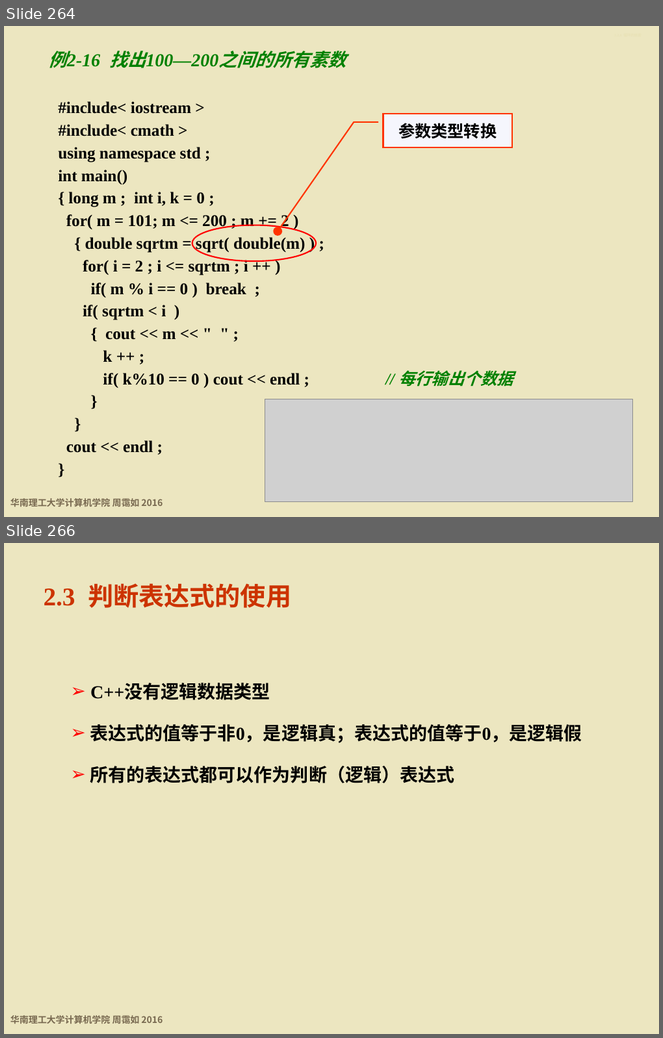
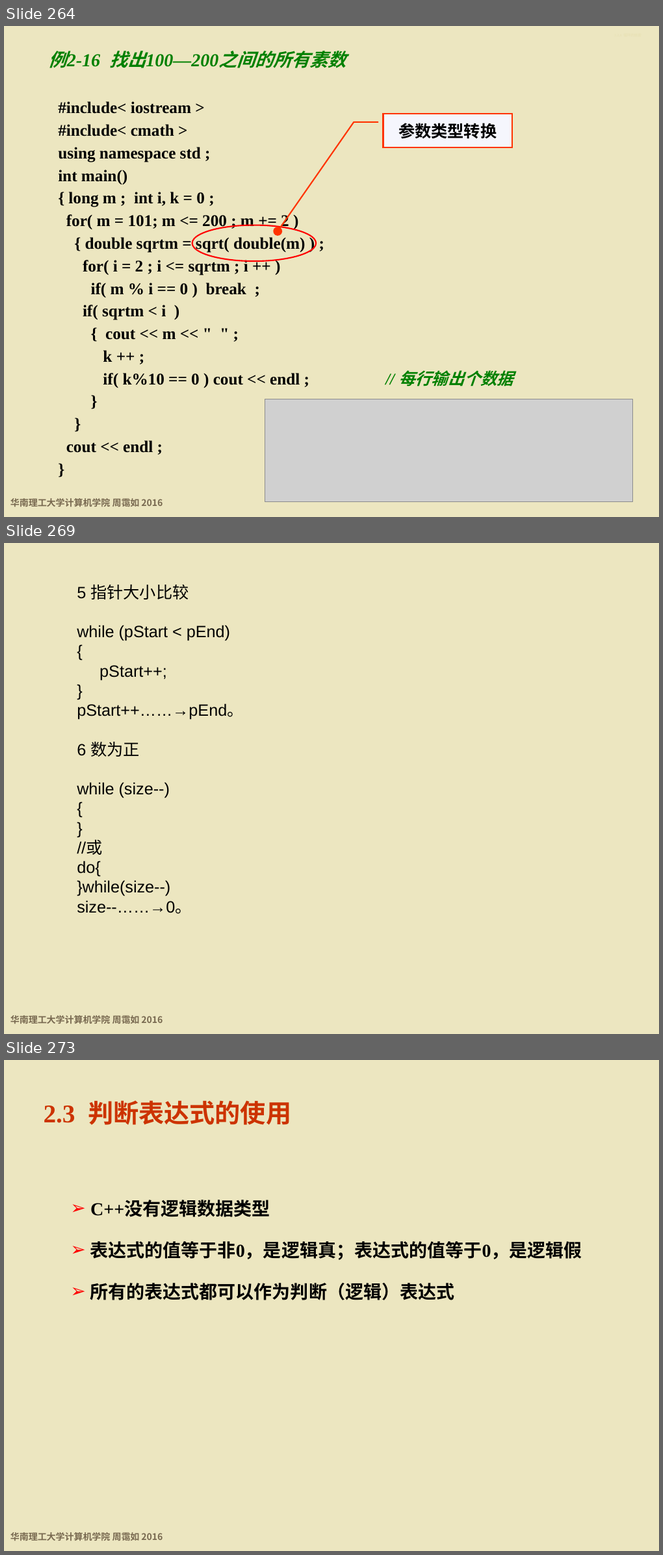
Before and after one commit to wwuhn/wwuhn.github.io, a slide deck: bookspcClassic/C++程序设计基础（第5版）周霭如/2-程序控制结构.pptx. Shown one above the other, each under a label of ours: slides 264 and 266 before the commit, slides 264, 269 and 273 after it; the slides between them are not shown. The pictures are 663x1038 and 663x1555 pixels, drawn with LibreOffice and Linux fonts; fonts in the diff are those of the drawing; grey boxes stand for pictures; background and template pictures are left out. Boxes give left, top, right and bottom in pixels: in the first picture for what was removed or moved away, otherwise in the second. Text is boxed around its words. In the diff, an @@ line names an element or a change of style, - is before the commit and + after.

```diff
--- a/bookspcClassic/C++程序设计基础（第5版）周霭如/2-程序控制结构.pptx
+++ b/bookspcClassic/C++程序设计基础（第5版）周霭如/2-程序控制结构.pptx
@@ slide 269 added at [4, 543, 659, 1034], background #ECE6C0; not listed: 1 template element that a slide beside it also shows @@
@@ text added at [77, 585, 243, 914], 18 pt, text #000000 @@
+5 指针大小比较
+while (pStart < pEnd)
+{
+pStart++;
+}
+pStart++……→pEnd。
+6 数为正
+while (size--)
+{
+}
+//或
+do{
+}while(size--)
+size--……→0。
@@ what was slide 266 is now slide 273 @@
```
Also in this commit, not shown: 1 slide changed, 6 other slides added.
